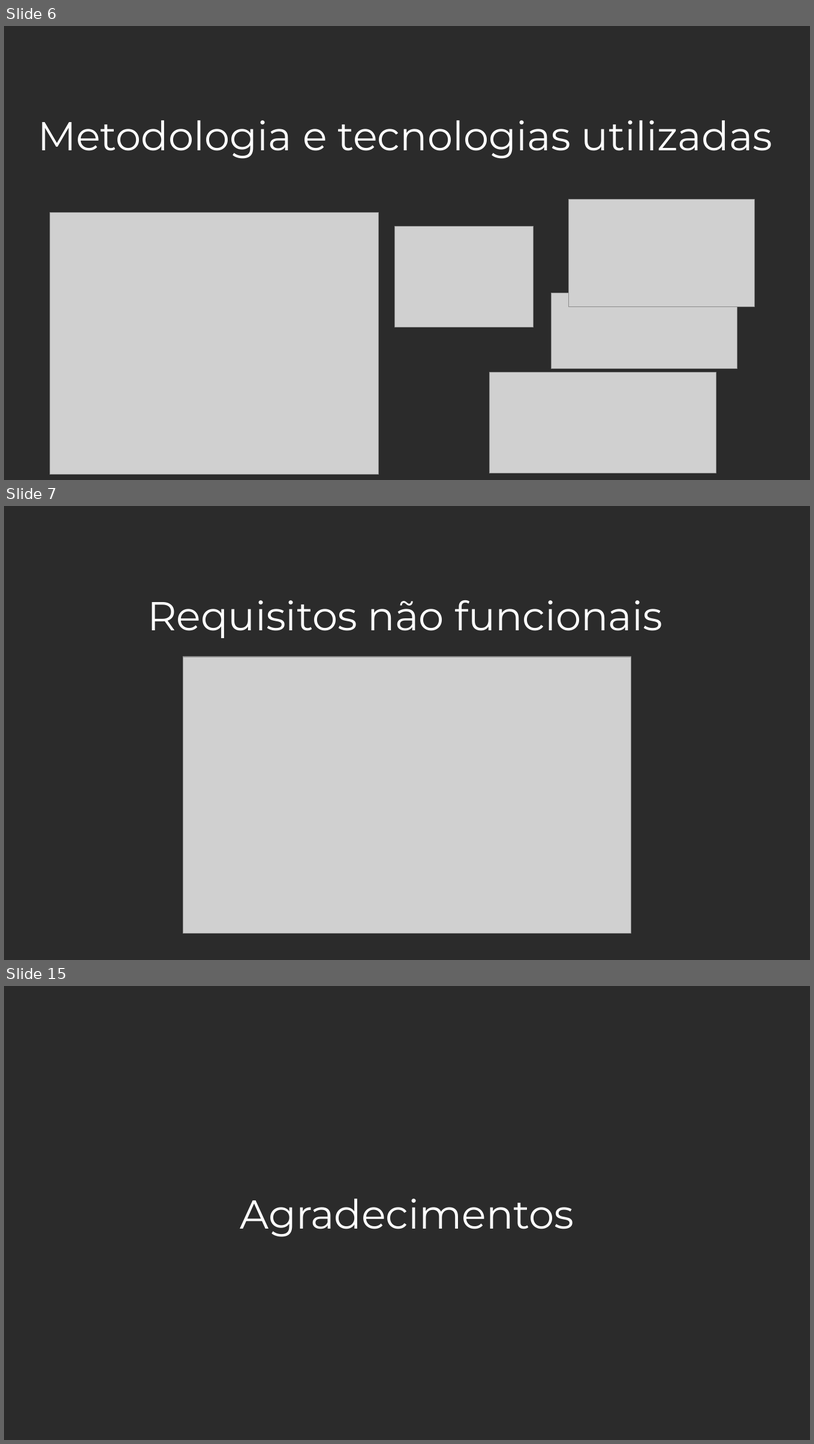
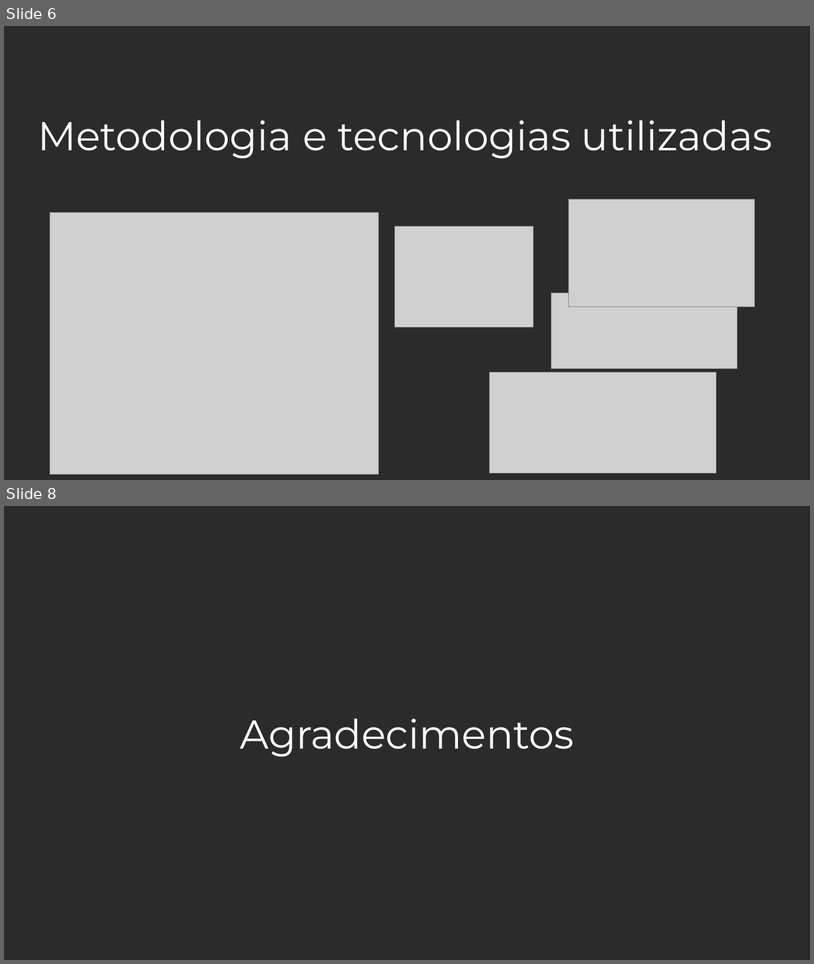
Before and after one commit to andreneves/PF, a slide deck: modelo-apresentacao-CSI-PF.pptx. Shown one above the other, each under a label of ours: slides 6, 7 and 15 before the commit, slides 6 and 8 after it; the slides between them are not shown. The pictures are 814x1444 and 814x964 pixels, drawn with LibreOffice and Linux fonts; fonts in the diff are those of the drawing; grey boxes stand for pictures; background and template pictures are left out; a plain dark background stands for a picture behind light text. Boxes give left, top, right and bottom in pixels: in the first picture for what was removed or moved away, otherwise in the second. Text is boxed around its words. In the diff, an @@ line names an element or a change of style, - is before the commit and + after.

```diff
--- a/modelo-apresentacao-CSI-PF.pptx
+++ b/modelo-apresentacao-CSI-PF.pptx
@@ slide 7 removed at <box>4,506,810,960</box>, background picture (left out) @@
@@ text removed at <box>147,600,663,638</box> @@
-Requisitos não funcionais
@@ picture removed at <box>183,657,632,933</box> @@
@@ what was slide 15 is now slide 8 @@
```
Also in this commit, not shown: 1 slide changed, 6 other slides removed.
